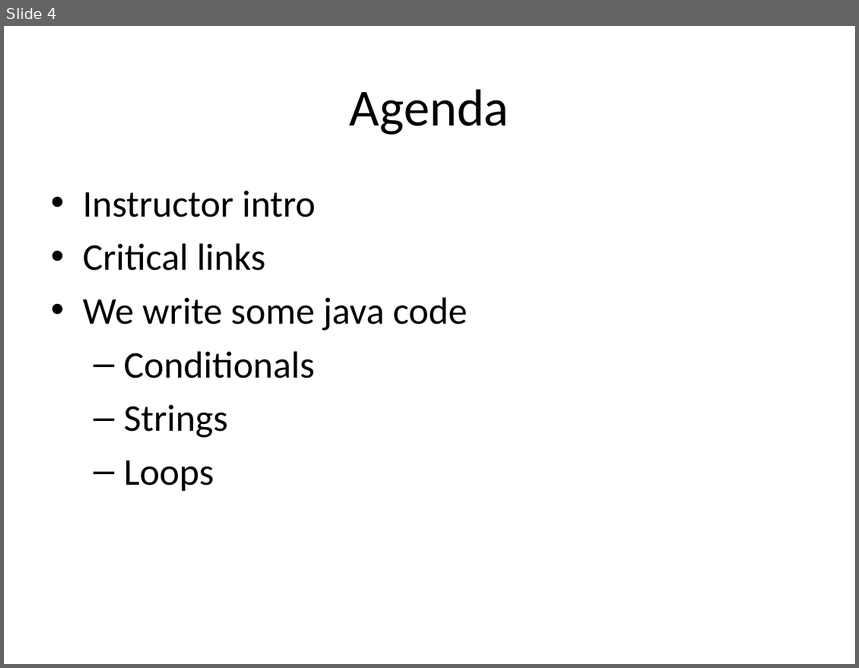
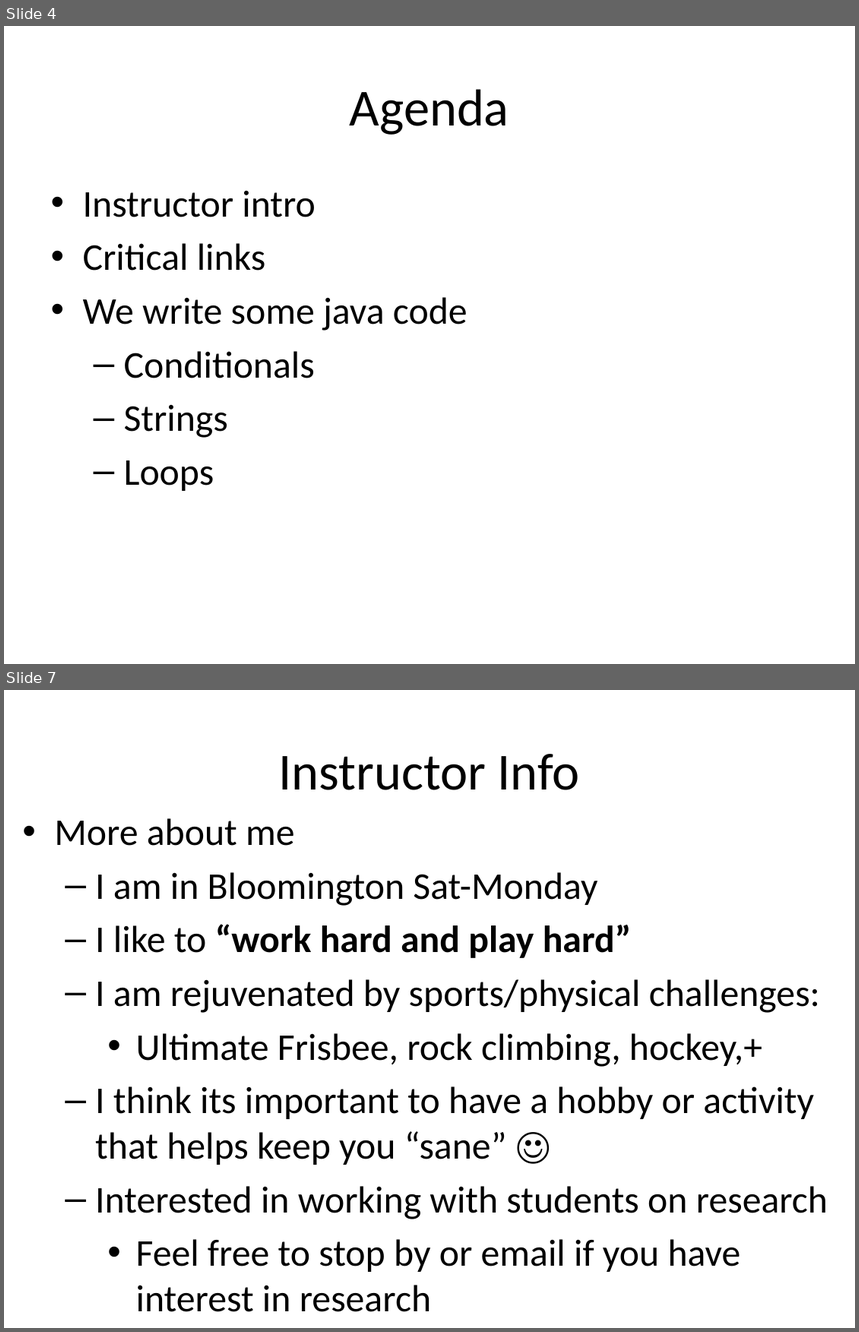
Before and after one commit to RHIT-CSSE/csse220, a slide deck: ClassMaterials/JavaIntro/Slides/JavaIntro.pptx. Shown one above the other, each under a label of ours: slide 4 before the commit, slides 4 and 7 after it; the slides between them are not shown. The pictures are 859x668 and 859x1332 pixels, drawn with LibreOffice and Linux fonts; fonts in the diff are those of the drawing. Boxes give left, top, right and bottom in pixels: in the first picture for what was removed or moved away, otherwise in the second. Text is boxed around its words. In the diff, an @@ line names an element or a change of style, - is before the commit and + after.

```diff
--- a/ClassMaterials/JavaIntro/Slides/JavaIntro.pptx
+++ b/ClassMaterials/JavaIntro/Slides/JavaIntro.pptx
@@ slide 7 added at (4, 690, 855, 1328), background #FFFFFF @@
@@ title added at (278, 754, 580, 790), 44 pt, text #000000 @@
+Instructor Info
@@ text added at (54, 818, 828, 1312), 32 pt, text #000000 @@
+• More about me
+  – I am in Bloomington Sat-Monday
+  – I like to “work hard and play hard”
+  – I am rejuvenated by sports/physical challenges:
+    • Ultimate Frisbee, rock climbing, hockey,+
+  – I think its important to have a hobby or activity that helps keep you “sane” ☺
+  – Interested in working with students on research
+    • Feel free to stop by or email if you have interest in research
```
Also in this commit, not shown: 6 slides changed, 4 other slides added.
